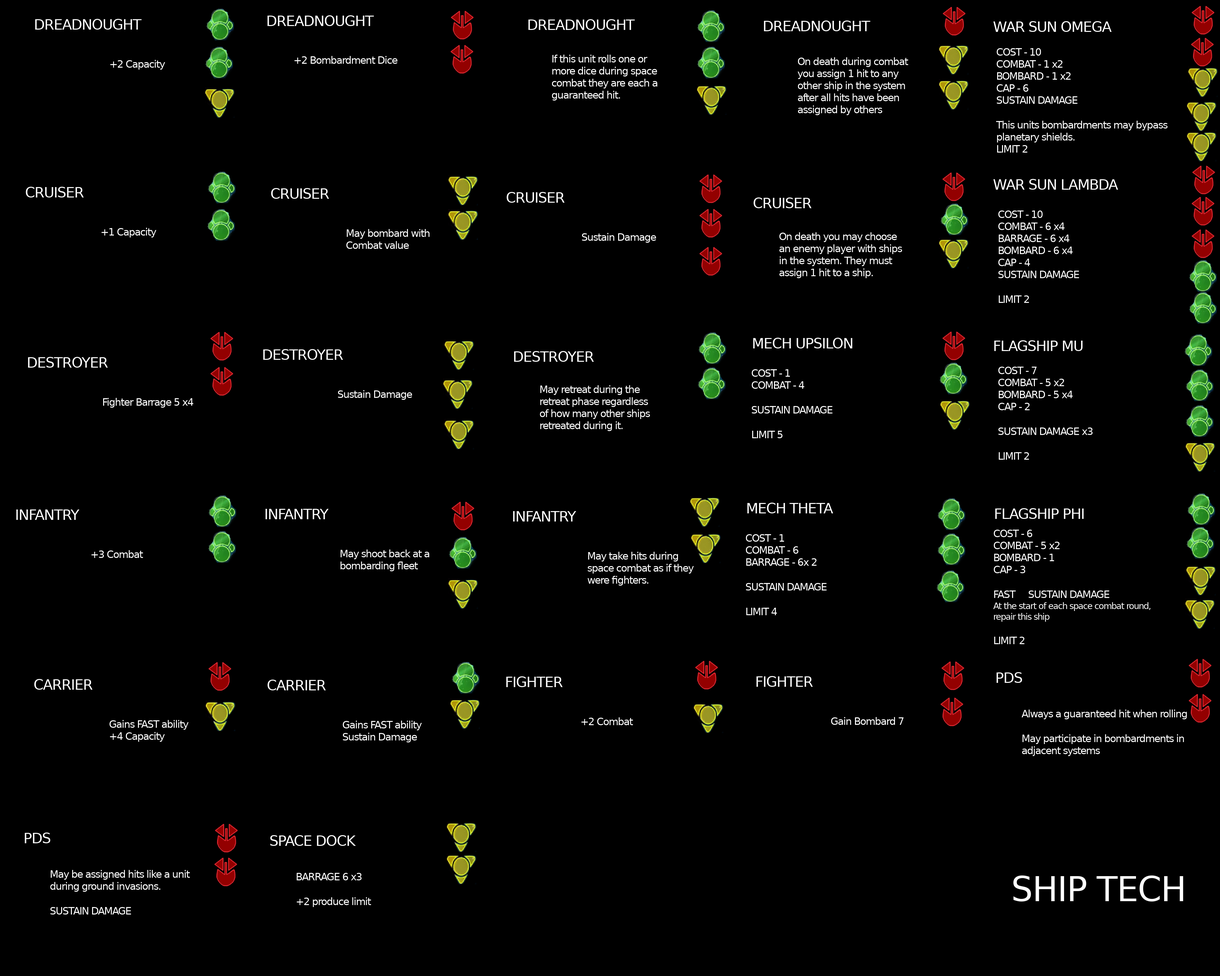
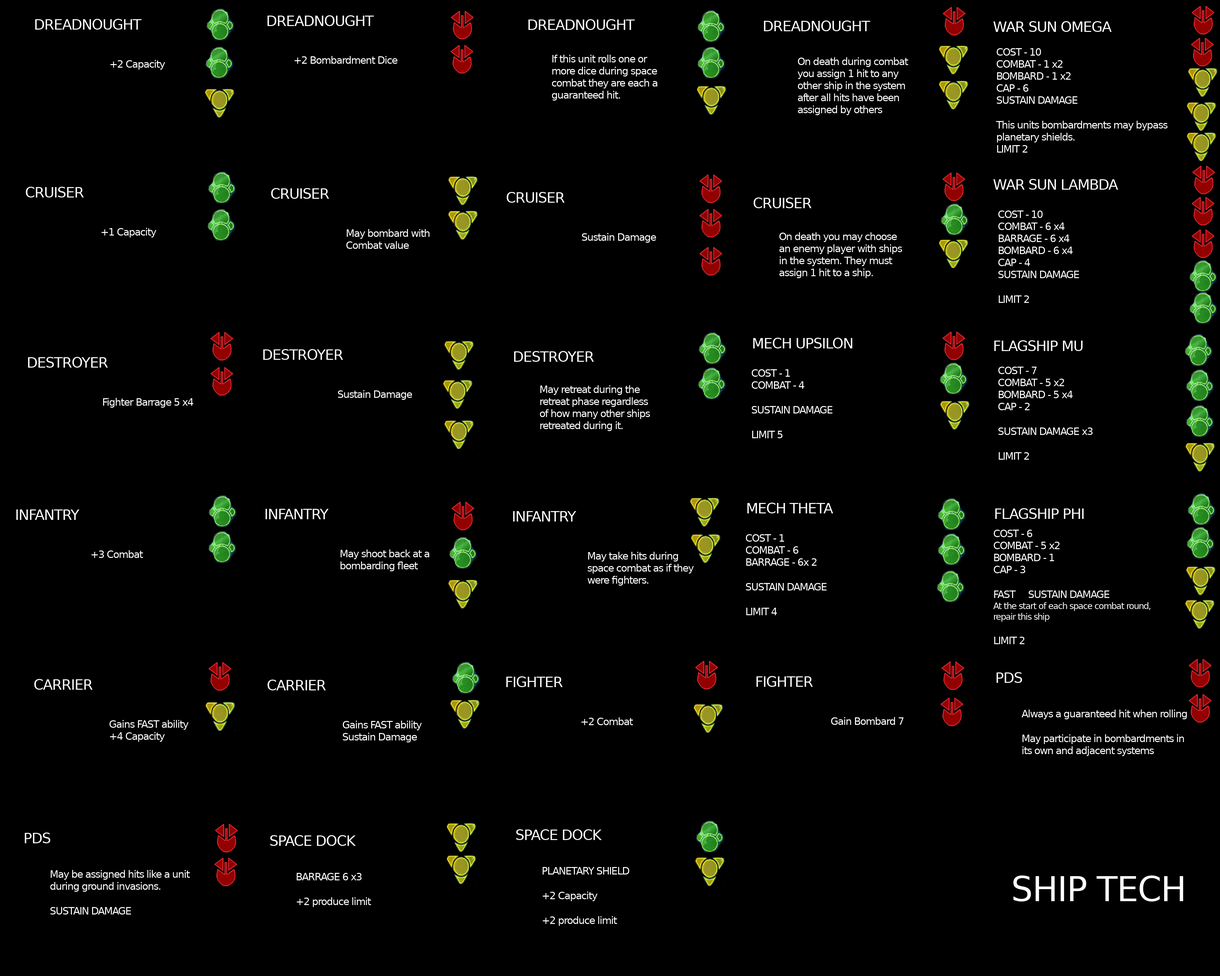
Revision of a layered 1220x976 image; what changed, layer by layer:
added layer "yel copy #26" above "yel copy #24" over [695, 856, 726, 887]
added layer "green copy #23" above "green copy #22" over [696, 821, 724, 853]
added group "dread #56" with 2 layers above "dread #54" over [516, 829, 630, 927]
added layer "PLANETARY SHIELD ..." in group "dread #56" over [542, 867, 630, 927]
added layer "dread #57" in group "dread #56" over [516, 829, 603, 841]
painted on "Always a guaranteed hit when r..." over [1022, 746, 1155, 757]
